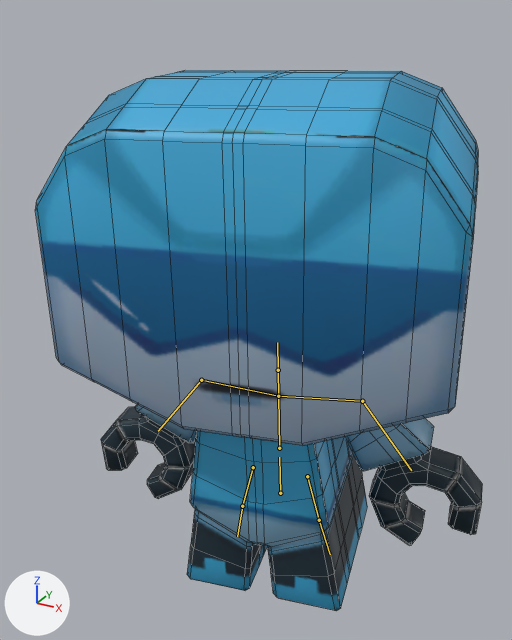
One commit to the FBX model resources/models/uncompiled/BlueUnitAnimated.fbx: the scene before it, then after it.
Before and after are seen from a 50 mm camera at (0.671, -1.354, 0.976) aimed at (-0.06, -0.025, 0.311). Every picture has the same lights, and +X, +Y and +Z are marked at lower left. Both versions are drawn at frame 7 of the action 'Armature|WalkWithShield'; the numbers are the values there. The bones that bend it are drawn over the model as lines. Mesh edges are drawn as thin lines.

Objects in the first picture: 'Unit'.
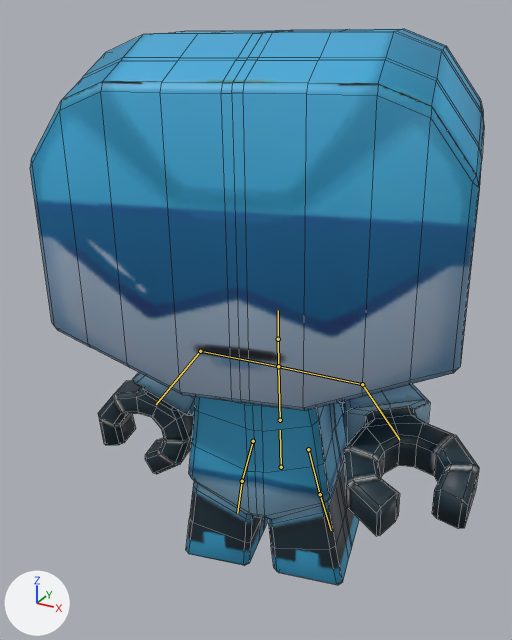
Changed parts and their boxes [x1, y1, x2, y2] in the pictures (512 x 640 px):
'Unit', posed
    before: [35, 70, 482, 611]
    after: [30, 29, 484, 585]
bone 'Hips', root to tip
    before: (280, 493) to (279, 457)
    after: (281, 467) to (280, 430)
bone 'UpperArm.L', root to tip
    before: (278, 396) to (362, 401)
    after: (278, 366) to (362, 384)

What the commit changed:
Bone 'Hips' (bone_hips) moves from (0.0, 0.004, 0.0) to (0.0, 0.084, 0.0).
Bone 'UpperArm.L' (bone_upperarm_l) turns from (0, 0, 0) to (22, -75, -29) degrees about its own x, y and z.
